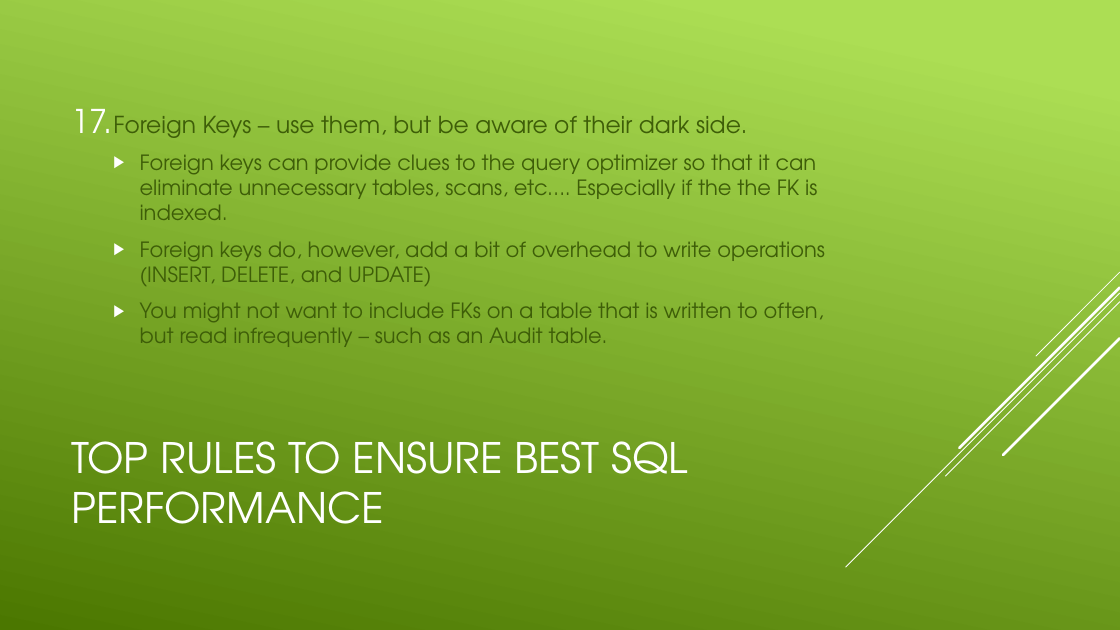
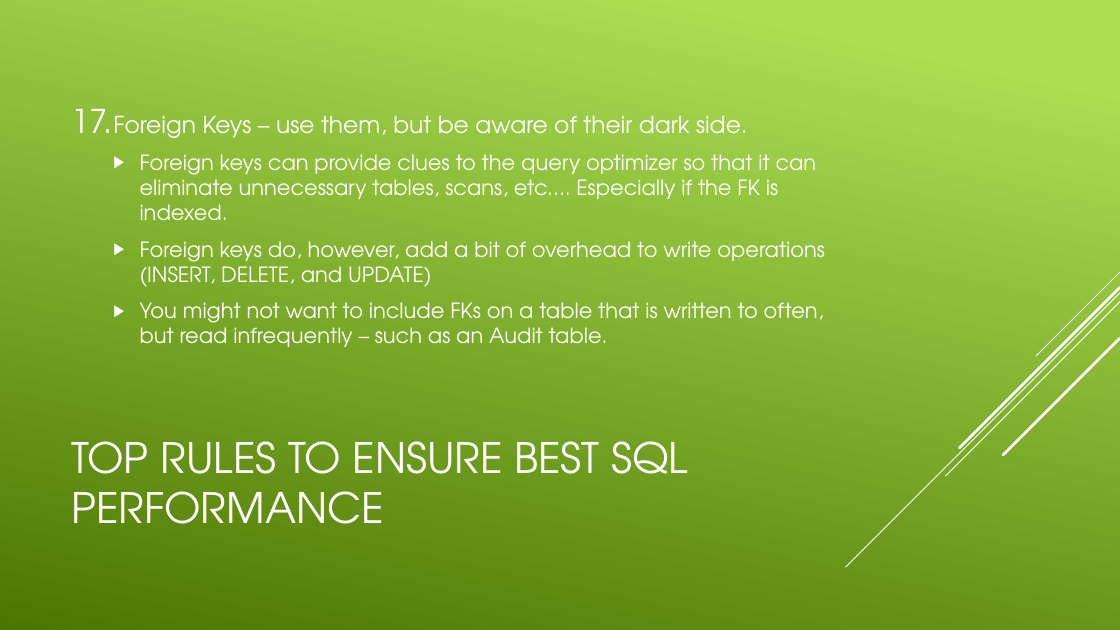
Before and after one commit to CodePro-JHenry/SQLOptimize, a slide deck: slide 20 of Presentations/Week 1.pptx. Drawn at 1120x630 pixels with LibreOffice and Linux fonts; fonts in the diff are those of the drawing. Boxes give left, top, right and bottom in pixels: in the first picture for what was removed or moved away, otherwise in the second. Text is boxed around its words. In the diff, an @@ line names an element or a change of style, - is before the commit and + after.

```diff
--- a/Presentations/Week 1.pptx
+++ b/Presentations/Week 1.pptx
@@ text at (x1=113, y1=115, x2=825, y2=347): text colour #3E5E08 to #FFFFFF in "Foreign Keys – use them, but be ...", "Foreign keys do, however, add a bit ...", "You might not want to include FKs ..." @@
@@ text at (x1=140, y1=154, x2=817, y2=221): text changed; text colour #3E5E08 to #FFFFFF @@
-  ▶ Foreign keys can provide clues to the query optimizer so that it can eliminate unnecessary tables, scans, etc…. Especially if the the FK is indexed.
+  ▶ Foreign keys can provide clues to the query optimizer so that it can eliminate unnecessary tables, scans, etc…. Especially if the FK is indexed.
```
Also in this commit, not shown: 23 other slides changed, 24 other files.
